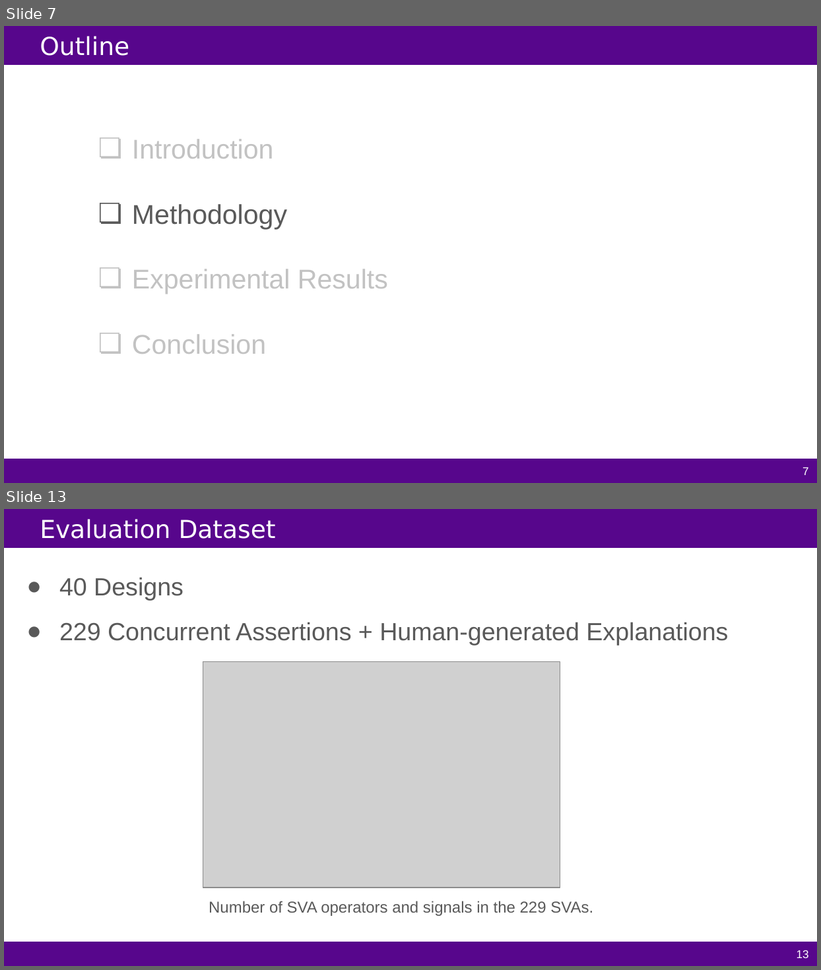
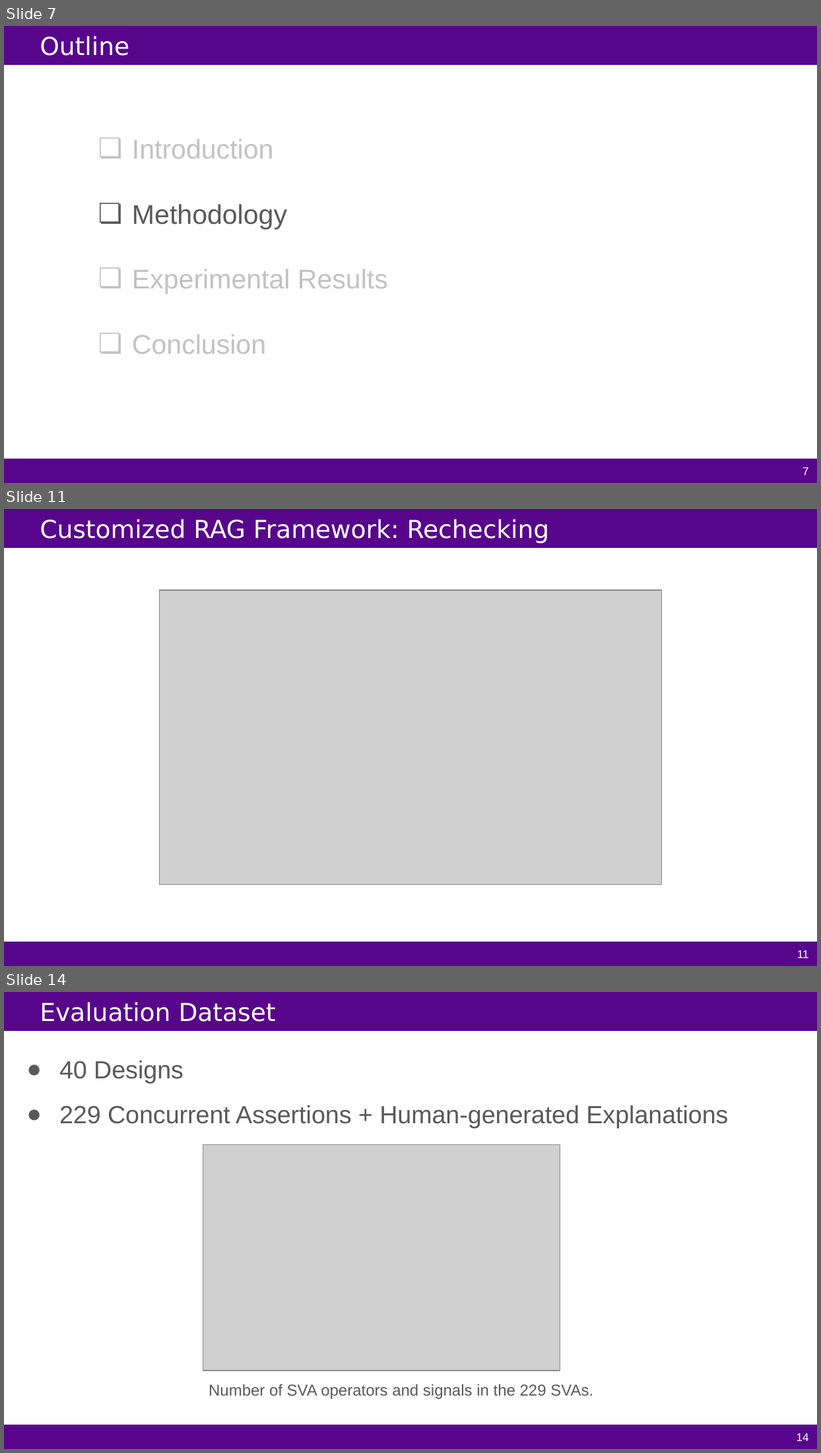
Before and after one commit to FCHXWH823/LLM4ChipDesign, a slide deck: slides/MLCAD25-Hybrid-NL2SVA.pptx. Shown one above the other, each under a label of ours: slides 7 and 13 before the commit, slides 7, 11 and 14 after it; the slides between them are not shown. The pictures are 821x970 and 821x1453 pixels, drawn with LibreOffice and Linux fonts; fonts in the diff are those of the drawing; grey boxes stand for pictures. Boxes give left, top, right and bottom in pixels: in the first picture for what was removed or moved away, otherwise in the second. Text is boxed around its words. In the diff, an @@ line names an element or a change of style, - is before the commit and + after.

```diff
--- a/slides/MLCAD25-Hybrid-NL2SVA.pptx
+++ b/slides/MLCAD25-Hybrid-NL2SVA.pptx
@@ slide 11 added at bbox=[4, 509, 817, 966], background #FFFFFF; not listed: 2 template elements that a slide beside it also shows @@
@@ title added at bbox=[40, 519, 550, 543], 22 pt, text #FFFFFF @@
+Customized RAG Framework: Rechecking
@@ picture added at bbox=[159, 590, 662, 885] @@
@@ page number added at bbox=[797, 951, 809, 958], 10 pt, text #FFFFFF @@
+11
@@ what was slide 13 is now slide 14 @@
@@ page number at bbox=[797, 1434, 809, 1441]: text changed @@
-13
+14
```
Also in this commit, not shown: 6 slides changed, 2 other slides added, 2 slides removed.
